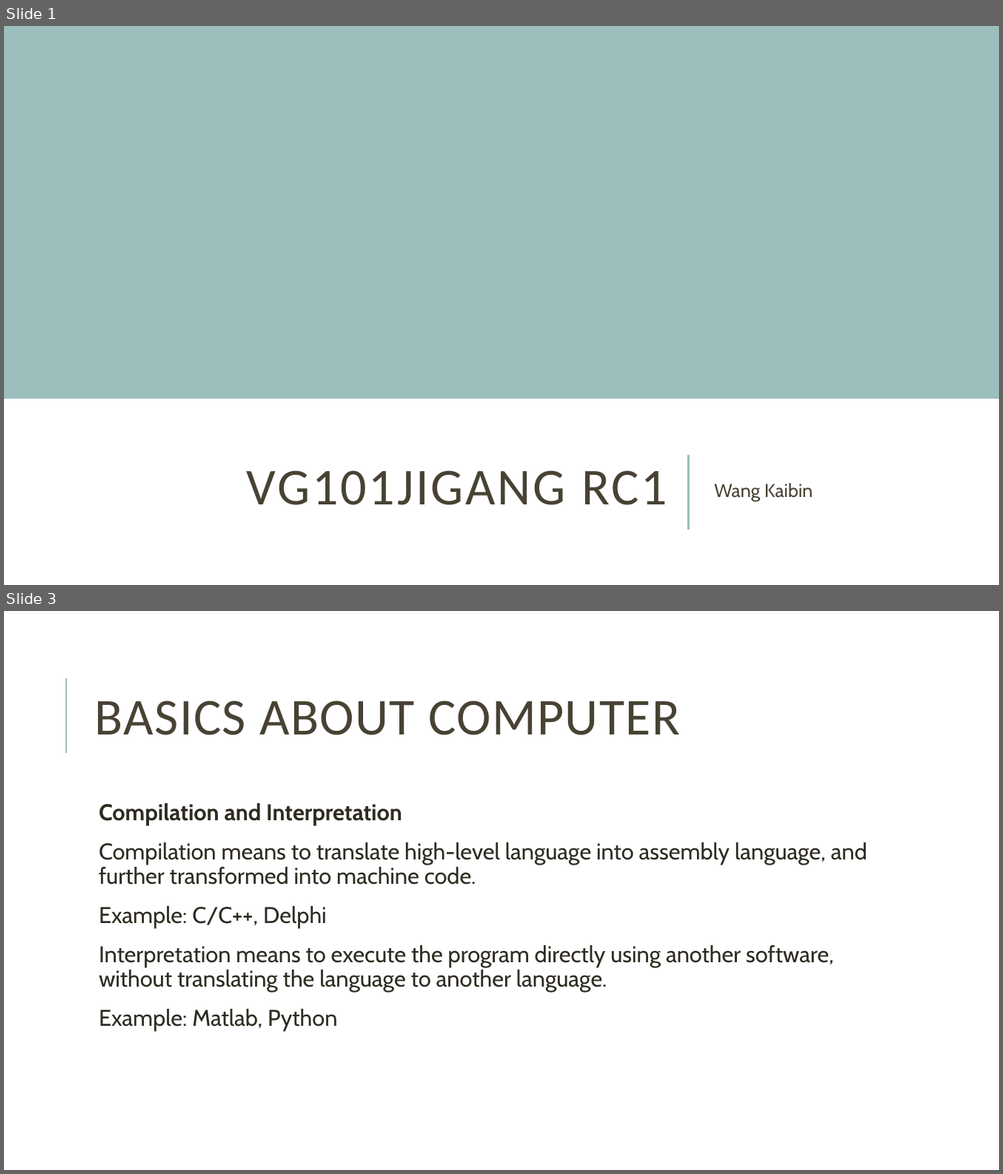
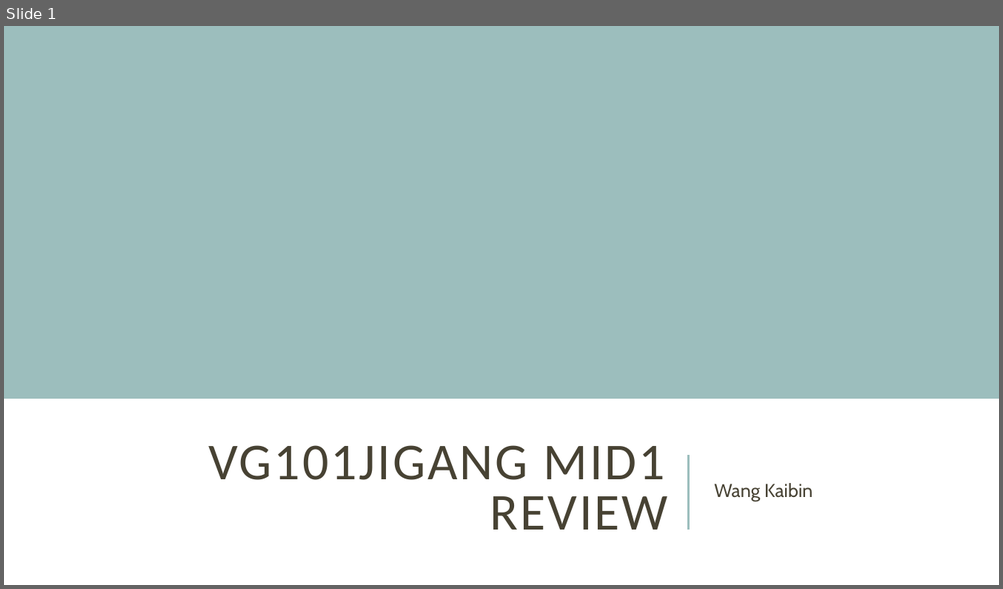
Before and after one commit to kevin-wang-2/Jigang-VG101-RC-for-Matlab, a slide deck: Big RC/VG101Jigang Mid1 WKB.pptx. Shown one above the other, each under a label of ours: slides 1 and 3 before the commit, slide 1 after it; the slides between them are not shown. The pictures are 1003x1174 and 1003x589 pixels, drawn with LibreOffice and Linux fonts; fonts in the diff are those of the drawing. Boxes give left, top, right and bottom in pixels: in the first picture for what was removed or moved away, otherwise in the second. Text is boxed around its words. In the diff, an @@ line names an element or a change of style, - is before the commit and + after.

```diff
--- a/Big RC/VG101Jigang Mid1 WKB.pptx
+++ b/Big RC/VG101Jigang Mid1 WKB.pptx
@@ slide 3 removed at (x1=4, y1=611, x2=999, y2=1170), background #FFFFFF @@
@@ line removed from (66, 753) to (66, 678) @@
@@ title removed at (x1=95, y1=701, x2=680, y2=735) @@
-BASICS ABOUT COMPUTER
@@ text removed at (x1=99, y1=803, x2=867, y2=1031) @@
-  Compilation and Interpretation
-  Compilation means to translate high-level language into assembly language, and further transformed into machine code.
-  Example: C/C++, Delphi
-  Interpretation means to execute the program directly using another software, without translating the language to another language.
-  Example: Matlab, Python
@@ slide 1 changed as well @@
@@ title at (x1=208, y1=446, x2=668, y2=530): text changed @@
-VG101JIGANG RC1
+VG101JIGANG MID1 REVIEW
```
Also in this commit, not shown: 3 other slides changed, 12 slides added, 17 other slides removed.
